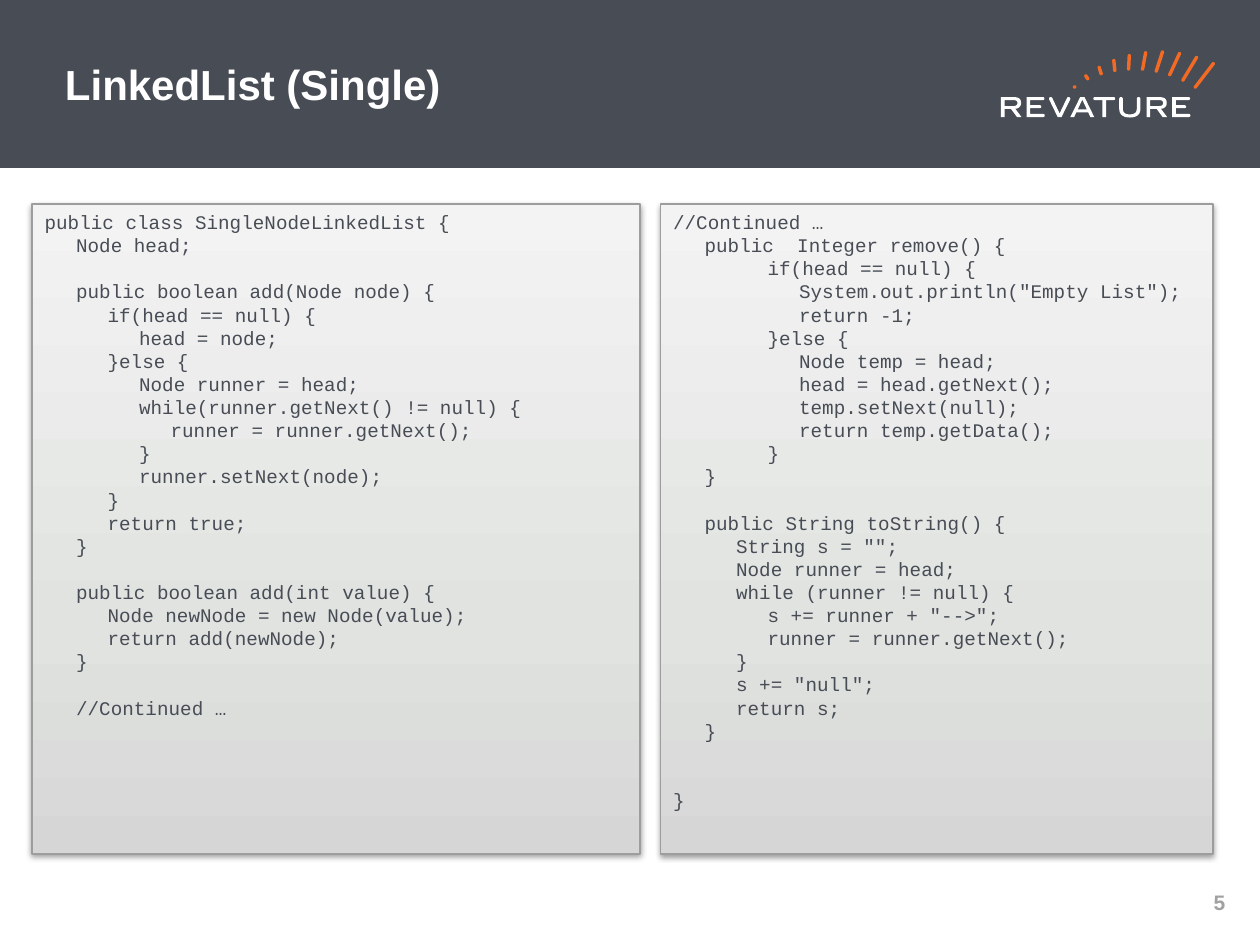
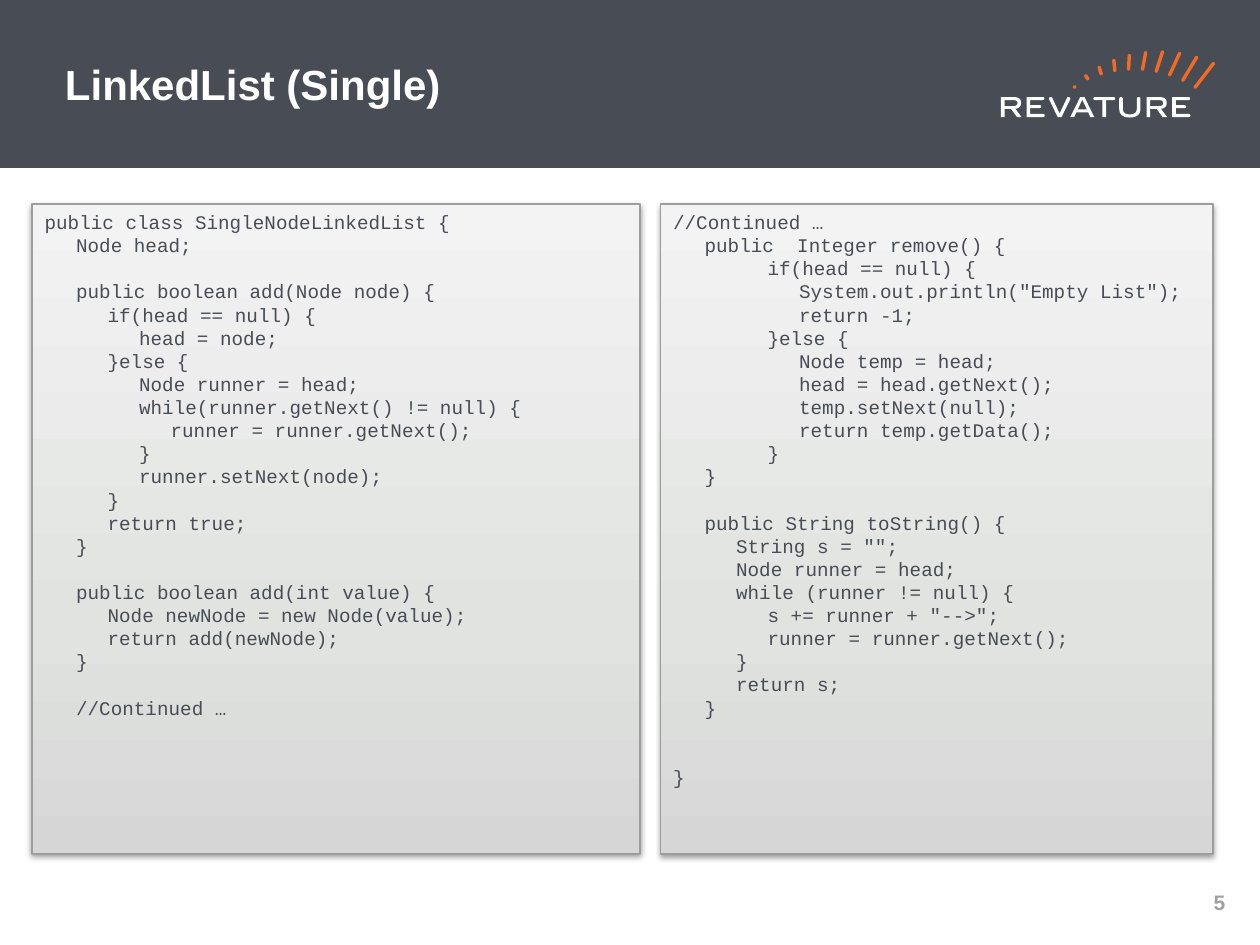
Before and after one commit to jhigherevature/8302021_RAP, a slide deck: slide 6 of powerpoints/Day_16.pptx. Drawn at 1260x945 pixels with LibreOffice and Linux fonts; fonts in the diff are those of the drawing. Boxes give left, top, right and bottom in pixels: in the first picture for what was removed or moved away, otherwise in the second. Text is boxed around its words. In the diff, an @@ line names an element or a change of style, - is before the commit and + after.

```diff
--- a/powerpoints/Day_16.pptx
+++ b/powerpoints/Day_16.pptx
@@ text in rectangle at bbox=[736, 678, 875, 695]: paragraph removed @@
-s += "null";
```
Also in this commit, not shown: 17 other files.
